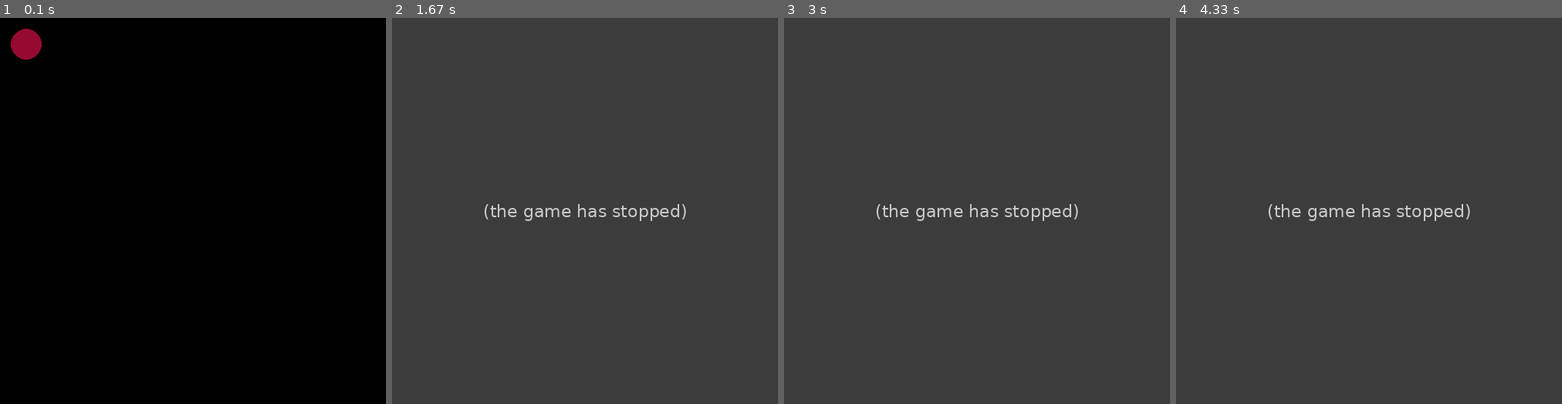
Above: before the commit, frames 1-4 (left to right).
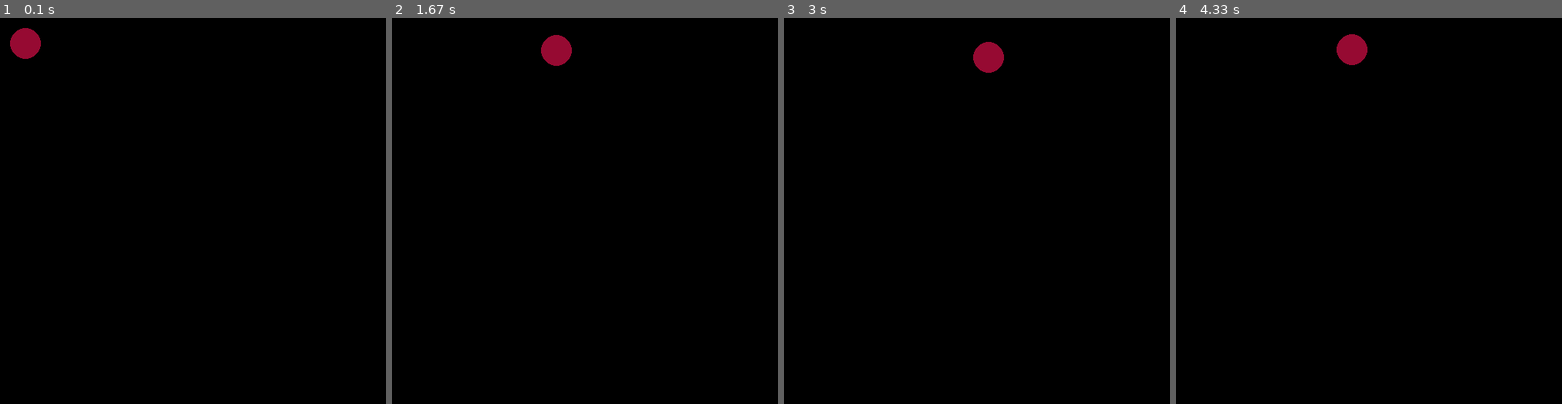
Above: after the commit, the same moments.

Repository: AndreyAD1/mipt_course
Game: pygame game, started from lesson_19_pygame_and_balls/ex_1.py
Two runs of this game, one before a commit and one after it. Both use one fixed random seed, a clock stepped at 60 frames per second and the inputs below.
Inputs:
- Up to frame 1 (0.1 s): no input
- Up to frame 2 (1.67 s): hold Right 0.33-0.8 s; hold Up 0.83-1.13 s; hold Right 1.17-1.63 s
- Up to frame 3 (3 s): hold Left 1.67-2.2 s; hold Down 2.23-2.53 s; hold Left 2.57-2.97 s
- Up to frame 4 (4.33 s): hold Up 3-3.37 s; hold Right 3.4-4.03 s; hold Down from 4.07 s (still down)

The runs differ from the first frame. In frame 1, less than 0.1% of the frame differs, in the area x 2-11%, y 2-11%; in frame 2, 100%, in the area x 0-100%, y 0-100%; in frame 3, 100%; in frame 4, 100%.
Before the commit the program exited at 0.33 s; later frames show no game.

Commit message:
Add the ball control and air friction.

Diff:
--- a/lesson_19_pygame_and_balls/ex_1.py
+++ b/lesson_19_pygame_and_balls/ex_1.py
@@ -12,18 +12,40 @@
 y = 30
 vx = 50
 vy = 50
+BALL_RADIUS = 20
 
 while True:
     dt = clock.tick(50) / 1000.0
 
     for event in pygame.event.get():
-        if event.type == pygame.QUIT or event.type == pygame.KEYDOWN:
+        if event.type == pygame.QUIT:
             sys.exit()
+
+    if pygame.key.get_pressed()[pygame.K_UP]:
+        vy -= 5
+    elif pygame.key.get_pressed()[pygame.K_DOWN]:
+        vy += 5
+    elif pygame.key.get_pressed()[pygame.K_RIGHT]:
+        vx += 5
+    elif pygame.key.get_pressed()[pygame.K_LEFT]:
+        vx -= 5
+    else:
+        pass
+
+    vx -= 0.01 * vx
+    vy -= 0.01 * vy
 
     x += vx * dt
     y += vy * dt
 
-    border_reached = any([x < 0, x > width, y < 0, y > height])
+    border_reached = any(
+        [
+            x < BALL_RADIUS,
+            x > width - BALL_RADIUS,
+            y < BALL_RADIUS,
+            y > height - BALL_RADIUS
+        ]
+    )
     if border_reached:
         vx = -vx
         vy = -vy
